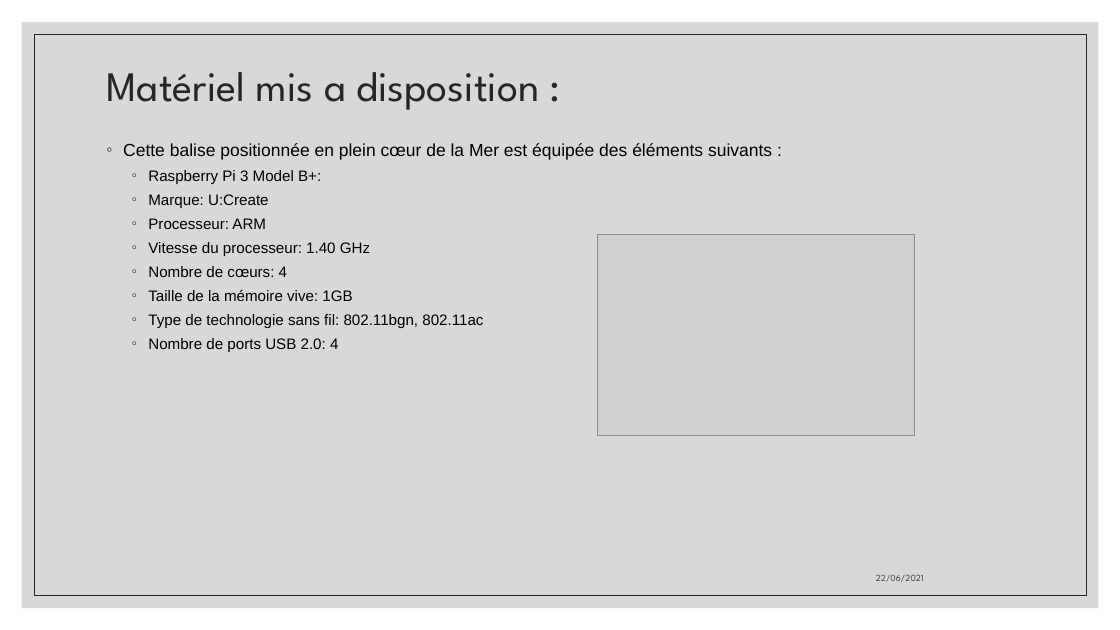
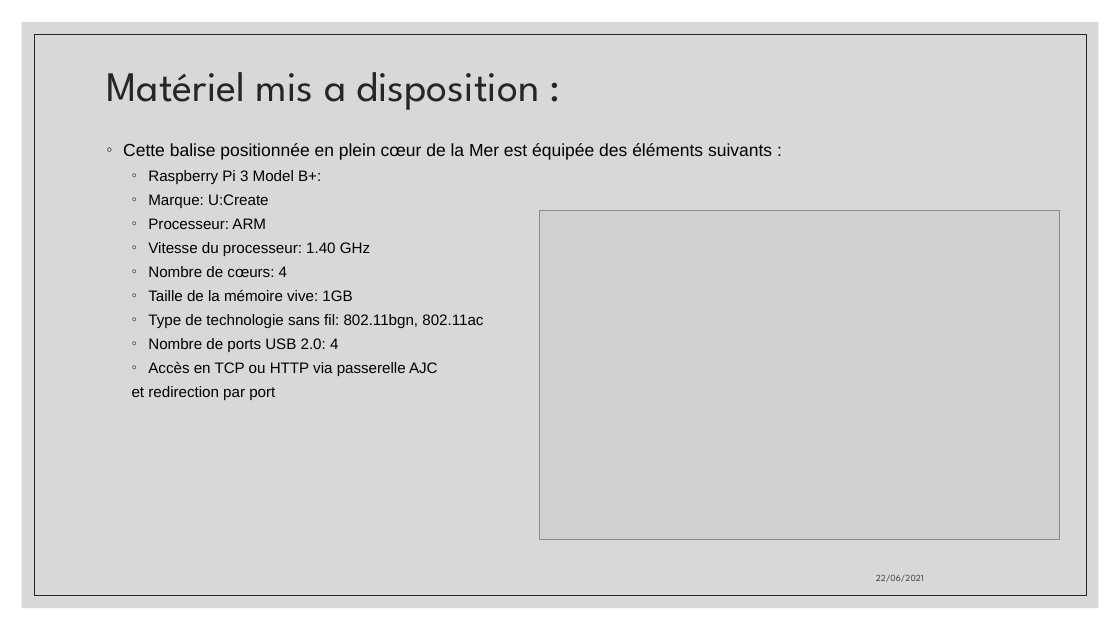
Before and after one commit to aiekick/ProjectStationMeteo, a slide deck: slide 4 of doc/StationMeteo_Soutenance.pptx. Drawn at 1120x630 pixels with LibreOffice and Linux fonts; fonts in the diff are those of the drawing; grey boxes stand for pictures. Boxes give left, top, right and bottom in pixels: in the first picture for what was removed or moved away, otherwise in the second. Text is boxed around its words. In the diff, an @@ line names an element or a change of style, - is before the commit and + after.

```diff
--- a/doc/StationMeteo_Soutenance.pptx
+++ b/doc/StationMeteo_Soutenance.pptx
@@ picture: place and size @@
-picture at [597,234,914,436]
+picture at [540,210,1060,540]
@@ text at [132,362,438,400]: paragraphs added @@
+  ◦ Accès en TCP ou HTTP via passerelle AJC
+  et redirection par port
```
Also in this commit, not shown: 16 other slides changed, 6 slides added.
